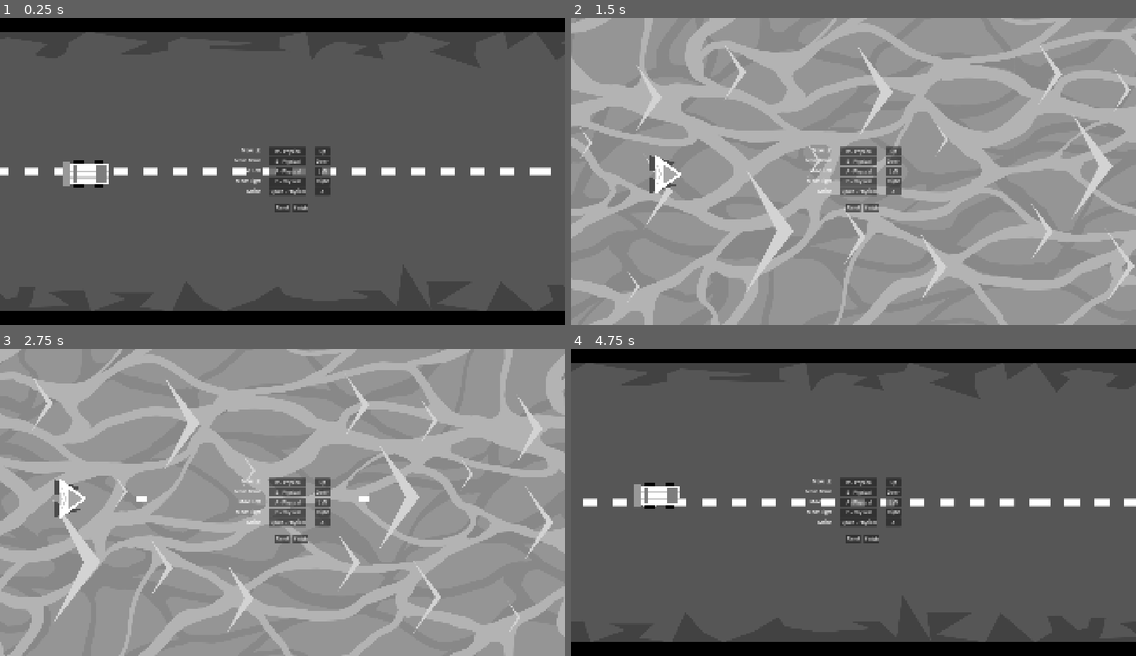
Above: before the commit, frames 1-4 (two rows, left to right).
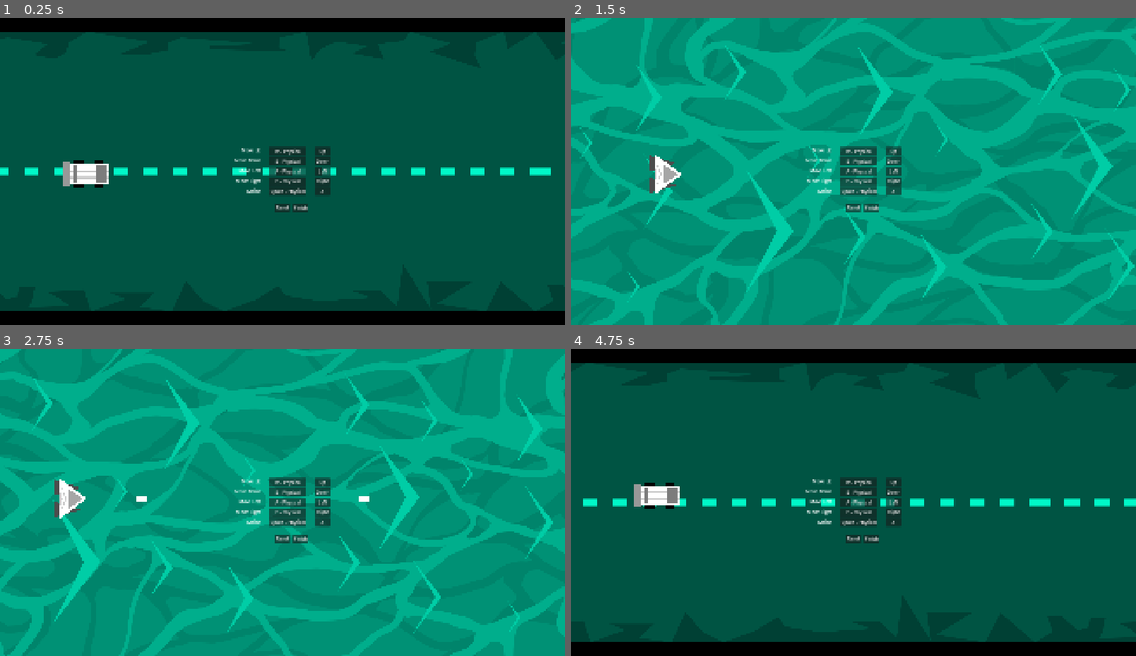
Above: after the commit, the same moments.

Repository: Yuna-Fr/AccessibilityGame
Game: Godot game, scene res://Scenes/Lvl_Circuit.tscn
The game is run twice, just before and just after one commit, with the same random seed, the same clock (stepped at 60 frames per second) and the same inputs.
Inputs (mouse positions are in pixels of both pictures, inside the frame that each line leads up to):
- Up to frame 1 (0.25 s): no input
- Up to frame 2 (1.5 s): tap Enter at 0.5 s; move the mouse to (661, 174) at 0.52 s; hold Space (Action) 0.53-1.28 s; hold D (Move_Right) from 0.53 s (still down); click (661, 174) at 0.67 s; tap W (Move_Up) at 0.77 s; move the mouse to (740, 186) at 1.27 s; tap Q (SwapScene) at 1.35 s
- Up to frame 3 (2.75 s): tap W (Move_Up) at 1.52 s; move the mouse to (339, 434) at 2.02 s; release D (Move_Right) at 2.03 s; hold A (Move_Left) from 2.03 s (still down); hold Space (Action) from 2.03 s (still down)
- Up to frame 4 (4.75 s): move the mouse to (825, 563) at 2.77 s; release A (Move_Left) at 2.78 s; release Space (Action) at 2.78 s; hold D (Move_Right) 2.78-4.28 s; tap Q (SwapScene) at 2.85, 4.35 s; click (825, 563) at 2.92 s; tap W (Move_Up) at 3.02, 3.77, 4.52 s; move the mouse to (1023, 548) at 3.52 s; hold Space (Action) 3.53-4.28 s; move the mouse to (684, 456) at 4.27 s; hold A (Move_Left) from 4.28 s (still down)

The runs differ from the first frame. In frame 1, 90% of the frame differs, in the area x 0-100%, y 4-96%; in frame 2, 100%, in the area x 0-100%, y 0-100%; in frame 3, 99%; in frame 4, 90%.

Commit message:
more colors

Diff:
--- a/project.godot
+++ b/project.godot
@@ -112,7 +112,7 @@
 }
 BackgroundColorParameter={
 "type": "color",
-"value": Color(1, 1, 1, 1)
+"value": Color(0, 0.972549, 0.78431374, 1)
 }
 BulletColorParameter={
 "type": "color",
@@ -130,3 +130,27 @@
 "type": "color",
 "value": Color(0.17254902, 0.9137255, 1, 1)
 }
+EnemyRoadColorParameter={
+"type": "color",
+"value": Color(1, 0.87058824, 0.47058824, 1)
+}
+EnemySeaParameter={
+"type": "color",
+"value": Color(0, 0, 0, 1)
+}
+PlayerRoadColorParameter={
+"type": "color",
+"value": Color(1, 1, 1, 1)
+}
+PlayerSeaColorParameter={
+"type": "color",
+"value": Color(1, 1, 1, 1)
+}
+PlayerPlatformerColorParameter={
+"type": "color",
+"value": Color(1, 1, 1, 1)
+}
+LevelPlatformerColorParameter={
+"type": "color",
+"value": Color(0.9882353, 0.9372549, 0.72156864, 1)
+}
